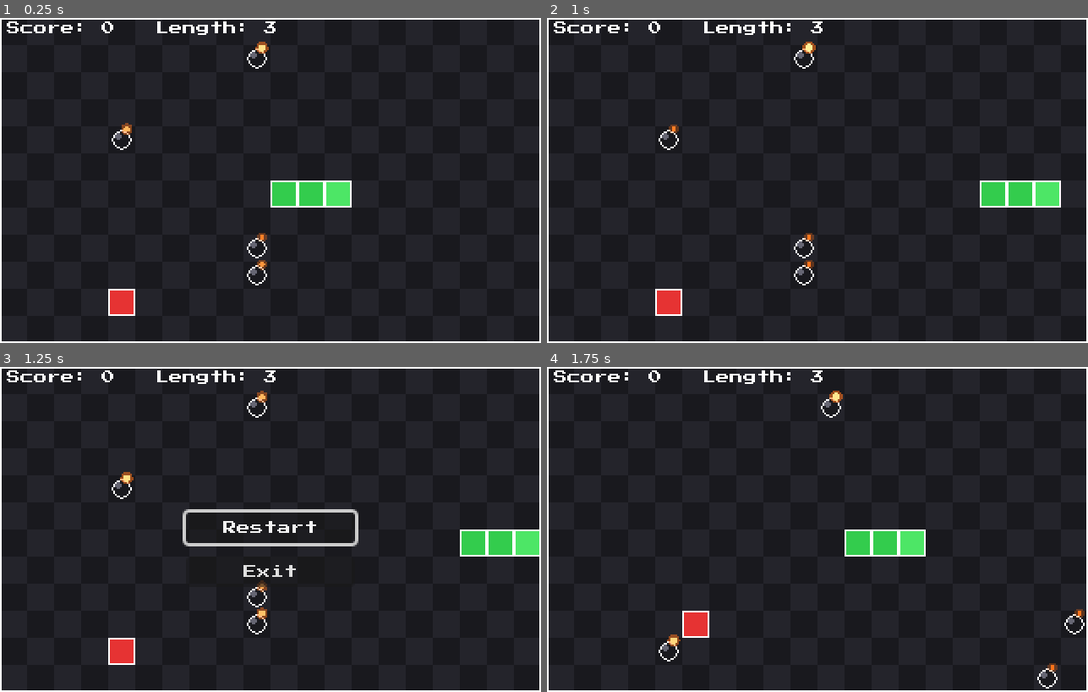
Above: before the commit, frames 1-4 (two rows, left to right).
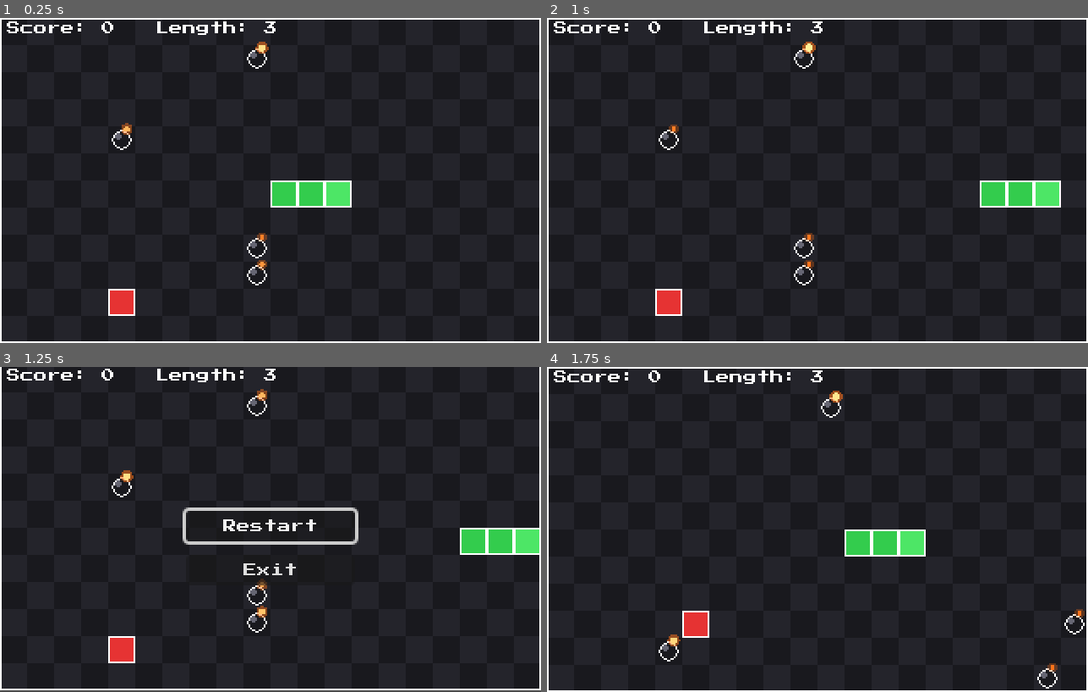
Above: after the commit, the same moments.

Repository: Tassnaz/vibe-code-test
Game: Godot game, scene res://scenes/Game.tscn
Two runs of this game, one before a commit and one after it. Both use one fixed random seed, a clock stepped at 60 frames per second and the inputs below.
Inputs:
- Up to frame 1 (0.25 s): no input
- Up to frame 2 (1 s): hold Right (ui_right) from 0.53 s (still down)
- Up to frame 3 (1.25 s): keep holding Right (ui_right)
- Up to frame 4 (1.75 s): release Right (ui_right) at 1.25 s; click "Restart" at 1.25 s

Frames 1-2 are identical in both runs. In frame 3, 3.9% of the frame differs, in the area x 0-100%, y 0-100%; in frame 4, nothing differs.

Commit message:
Add screen shake on wall collision
Hitting a wall now jolts the whole Game node's position with
decaying random jitter over 0.3s (_start_wall_shake + the shake
countdown in _process), instead of just cutting straight to the
game-over menu. Position resets cleanly on restart.

Co-Authored-By: Claude Sonnet 5 <noreply@anthropic.com>

Diff:
--- a/scripts/game.gd
+++ b/scripts/game.gd
@@ -47,6 +47,9 @@
 const EXPLOSION_SPARK_SPEED_MIN := 60.0
 const EXPLOSION_SPARK_SPEED_MAX := 160.0
 const EXPLOSION_COLORS := [Color(1.0, 0.85, 0.2), Color(1.0, 0.45, 0.1), Color(0.85, 0.15, 0.05)]
+
+const WALL_SHAKE_DURATION := 0.3
+const WALL_SHAKE_MAGNITUDE := 4.0
 
 @onready var move_timer: Timer = $MoveTimer
 @onready var score_label: Label = $ScoreLabel
@@ -65,6 +68,7 @@
 var game_over := false
 var sparks: Array[Dictionary] = []
 var fuse_time := 0.0
+var shake_time_remaining := 0.0
 
 func _ready() -> void:
 	move_timer.wait_time = MOVE_INTERVAL
@@ -91,6 +95,17 @@
 	if needs_redraw:
 		queue_redraw()
 
+	if shake_time_remaining > 0.0:
+		shake_time_remaining = max(shake_time_remaining - delta, 0.0)
+		var strength := shake_time_remaining / WALL_SHAKE_DURATION
+		if shake_time_remaining > 0.0:
+			position = Vector2(randf_range(-1.0, 1.0), randf_range(-1.0, 1.0)) * WALL_SHAKE_MAGNITUDE * strength
+		else:
+			position = Vector2.ZERO
+
+func _start_wall_shake() -> void:
+	shake_time_remaining = WALL_SHAKE_DURATION
+
 func _reset() -> void:
 	game_over = false
 	game_over_menu.hide()
@@ -112,6 +127,8 @@
 	sparks.clear()
 	popup_label.hide()
 	score_label.scale = Vector2.ONE
+	shake_time_remaining = 0.0
+	position = Vector2.ZERO
 	move_timer.start()
 	queue_redraw()
 
@@ -143,6 +160,7 @@
 	var new_head: Vector2i = body[0] + direction
 
 	if new_head.x < 0 or new_head.x >= GRID_WIDTH or new_head.y < 0 or new_head.y >= GRID_HEIGHT:
+		_start_wall_shake()
 		_game_over()
 		return
 
